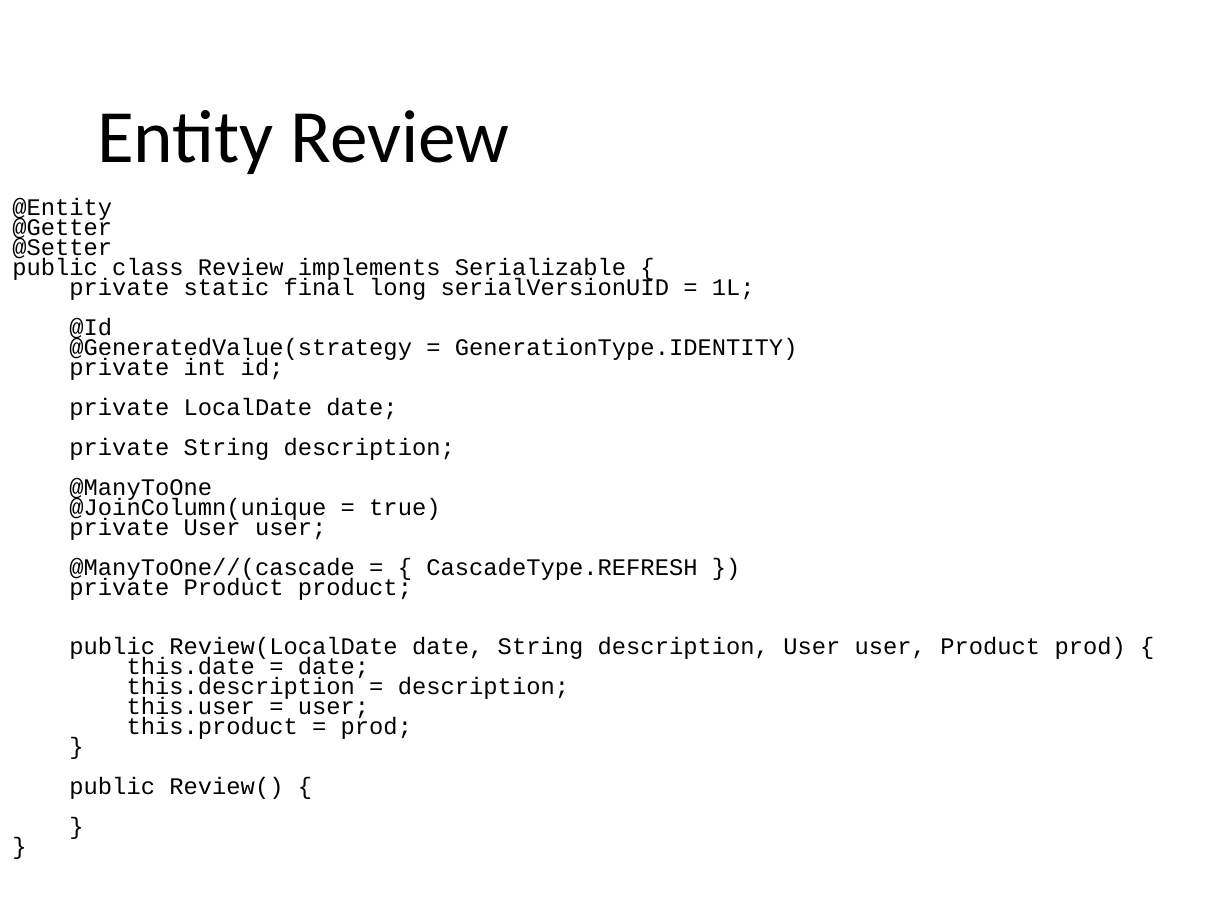
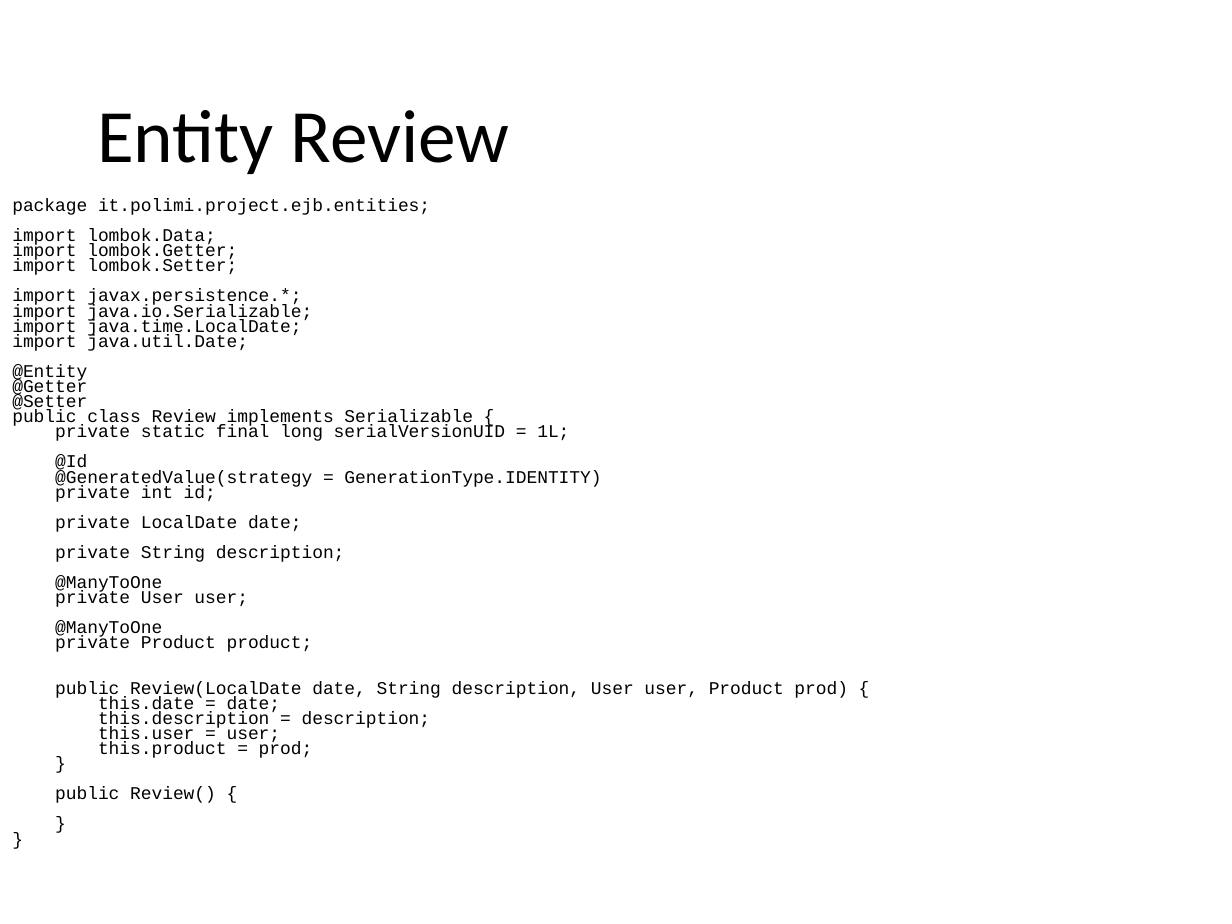
Before and after one commit to catonzio/DB2project, a slide deck: slide 13 of DB2project.pptx (slide 17 before the commit). Drawn at 1232x924 pixels with LibreOffice and Linux fonts; fonts in the diff are those of the drawing. Boxes give left, top, right and bottom in pixels: in the first picture for what was removed or moved away, otherwise in the second. Text is boxed around its words. In the diff, an @@ line names an element or a change of style, - is before the commit and + after.

```diff
--- a/DB2project.pptx
+++ b/DB2project.pptx
@@ text at <box>12,199,848,803</box>: text changed; size 13.9 to 10.5 pt @@
-@Entity
-@Getter
-@Setter
-public class Review implements Serializable {
-private static final long serialVersionUID = 1L;
-@Id
-@GeneratedValue(strategy = GenerationType.IDENTITY)
-private int id;
-private LocalDate date;
-private String description;
-@ManyToOne
-@JoinColumn(unique = true)
-private User user;
-@ManyToOne//(cascade = { CascadeType.REFRESH })
-private Product product;
-public Review(LocalDate date, String description, User user, Product prod) {
-this.date = date;
-this.description = description;
-this.user = user;
-this.product = prod;
-}
-public Review() {
-}
-}
+package it.polimi.project.ejb.entities;
+import lombok.Data;
+import lombok.Getter;
+import lombok.Setter;
+import javax.persistence.*;
+import java.io.Serializable;
+import java.time.LocalDate;
+import java.util.Date;
+@Entity
+@Getter
+@Setter
+public class Review implements Serializable {
+private static final long serialVersionUID = 1L;
+@Id
+@GeneratedValue(strategy = GenerationType.IDENTITY)
+private int id;
+private LocalDate date;
+private String description;
+@ManyToOne
+private User user;
+@ManyToOne
+private Product product;
+public Review(LocalDate date, String description, User user, Product prod) {
+this.date = date;
+this.description = description;
+this.user = user;
+this.product = prod;
+}
+public Review() {
+}
+}
```
Also in this commit, not shown: 12 other slides changed, 4 slides added, 11 slides removed, 14 other files.
